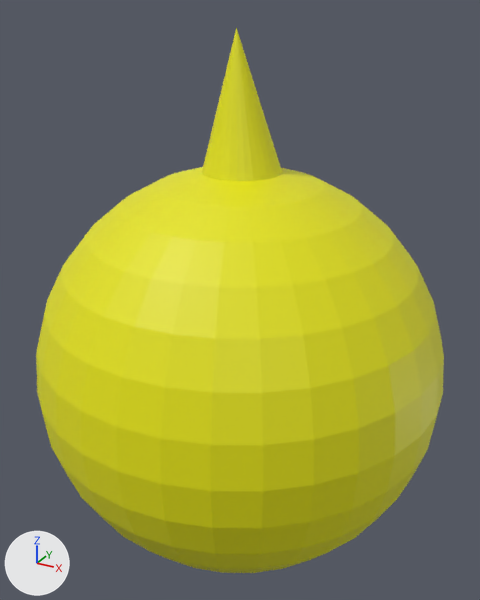
A saved change to the OBJ model DirectXGame/Resources/enemy/Enemy.obj.
Rendered twice from a camera (50 mm lens) standing at (1.44, -2.62, 1.66) and looking at (-0.01, 0.02, 0.34). Every picture has the same lights, and +X, +Y and +Z are marked at lower left. Where no turn or scale is listed for an object, it has been applied to the vertices.

Objects in the first picture: '球'.
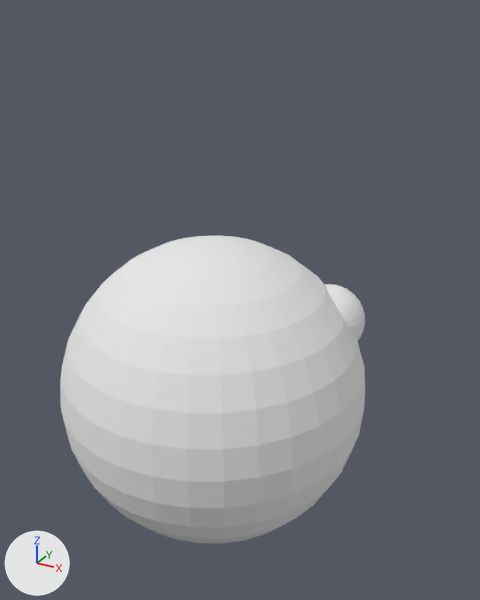
Pixel boxes [x1, y1, x2, y2] of what changed, in the pictures (480 x 600 px; the box of a moved part takes in the faces that stretch with it):
```json
{"object": "球", "change": "surface changed, recoloured, reshaped", "before": [36, 28, 444, 573], "after": [60, 236, 365, 543], "on screen": "25% narrower, 44% shorter"}
{"part": 1, "of": "me_球", "change": "added", "after": [60, 236, 365, 543]}
{"part": 2, "of": "me_球", "change": "moved or reshaped", "before": [202, 28, 282, 181], "on screen": "not visible afterwards"}
{"part": 3, "of": "me_球", "change": "added", "after": [325, 284, 365, 341]}
{"part": 4, "of": "me_球", "change": "deleted", "before": [36, 167, 444, 573], "on screen": "yellow"}
```

Scene script edits in JSON lines:
```json
{"op": "set", "path": "mat_マテリアル.base_color", "old": "(0.8, 0.786, 0.0)", "new": "(0.8, 0.8, 0.8)", "note": "yellow #e7e500 -> white #e7e7e7"}
{"op": "set", "path": "mat_マテリアル.roughness", "old": "0.5", "new": "1.0"}
{"block": "me_球", "where": "me_球.from_pydata(...)  # 515 vertices, 1022 faces; spans x -1.0..1.0, y -1.0..1.0, z -1.0..1.58"}
{"block": "me_球", "where": "# used by ob_球; location = (0.0, 0.0, 0.0)"}
{"block": "me_球", "change": "me_球 part 1: a new loose piece, a UV sphere (32 segments, 16 rings, poles along z) spanning x -0.72..0.72, y -0.97..0.46, z -0.72..0.72, in mat_マテリアル (white #e7e7e7)"}
{"block": "me_球", "change": "me_球 part 2: the loose piece of 33 vertices spanning x -0.23..0.27, y -0.25..0.25, z 0.74..1.58 is multiplied about its middle by the matrix ((-1.218, 0.0, -0.05), (-0.03, 0.014, 0.732), (0.0, 1.208, -0.008)), then moved by (-0.04, 0.64, -1.16)"}
{"block": "me_球", "change": "me_球 part 3: a new loose piece, a UV sphere (32 segments, 16 rings, poles along z) spanning x 0.29..0.62, y -0.13..0.2, z 0.16..0.49, in mat_マテリアル (white #e7e7e7)"}
{"block": "me_球", "change": "me_球 part 4: the loose piece of 482 vertices spanning x -1.0..1.0, y -1.0..1.0, z -1.0..1.0 is deleted"}
```
